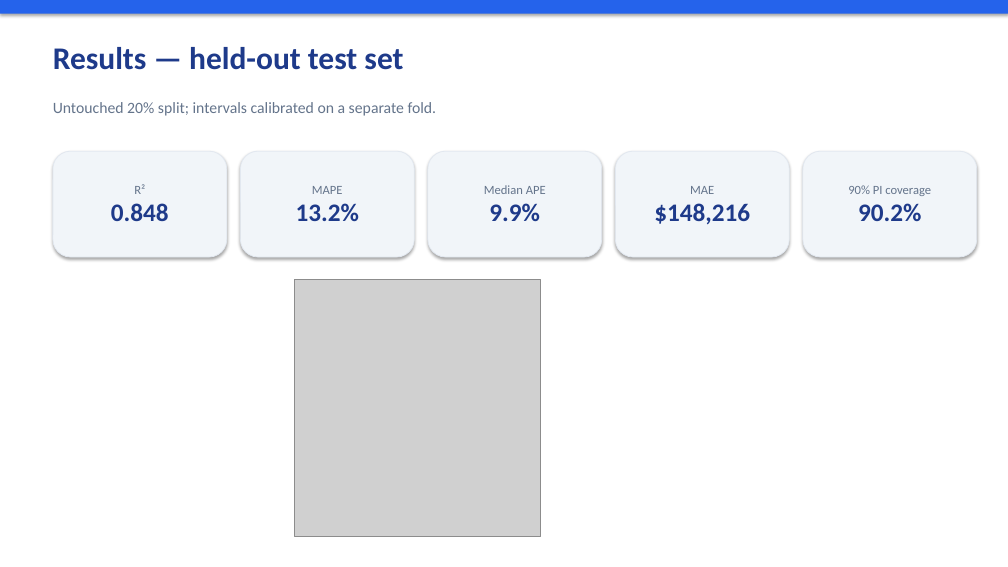
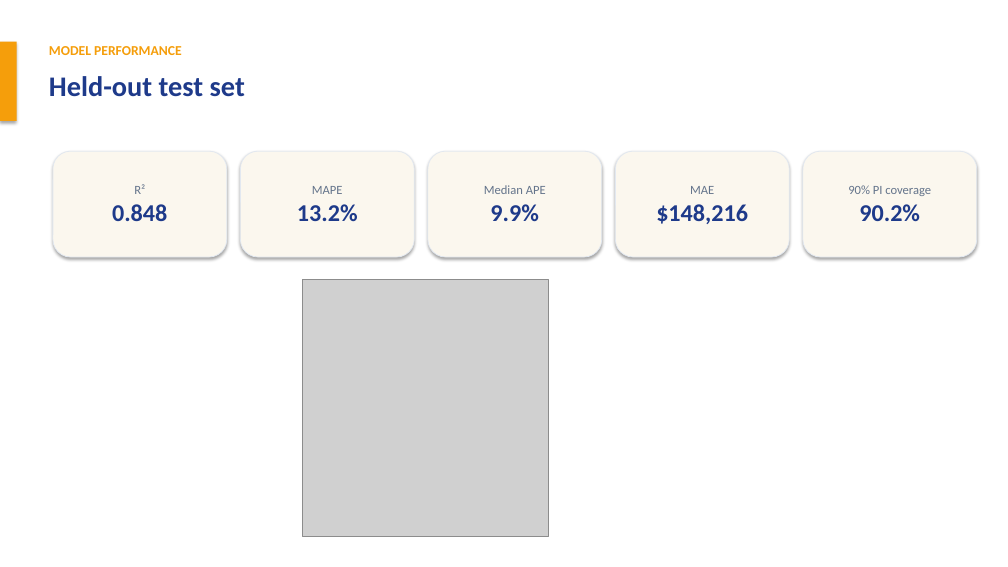
Before and after one commit to Manikaura/House-Valuation-system-using-ML-models, a slide deck: slide 5 of reports/AVM_house_valuation.pptx (slide 6 before the commit). Drawn at 1008x567 pixels with LibreOffice and Linux fonts; fonts in the diff are those of the drawing; grey boxes stand for pictures. Boxes give left, top, right and bottom in pixels: in the first picture for what was removed or moved away, otherwise in the second. Text is boxed around its words. In the diff, an @@ line names an element or a change of style, - is before the commit and + after.

Commit message:
Restructure slide deck into standard 5-part format

```diff
--- a/reports/AVM_house_valuation.pptx
+++ b/reports/AVM_house_valuation.pptx
@@ rectangle removed at <box>0,0,1008,14</box> @@
@@ rectangle added at <box>0,42,17,121</box>, fill #F59E0B @@
@@ text added at <box>49,46,182,55</box>, 13 pt, text #F59E0B, bold @@
+MODEL PERFORMANCE
@@ text at <box>49,76,245,97</box>: text changed; size 30 to 27 pt @@
-Results — held-out test set
+Held-out test set
@@ text removed at <box>53,102,437,116</box> @@
-Untouched 20% split; intervals calibrated on a separate fold.
@@ fill #F1F5F9 to #FBF7EE in 4 elements at <box>53,151,227,257</box>, <box>240,151,414,257</box>, <box>616,151,789,257</box>, <box>803,151,977,257</box> @@
@@ text in rounded rectangle at <box>112,204,167,221</box>: size 24 to 23 pt in "0.848" @@
@@ text in rounded rectangle at <box>297,204,358,221</box>: size 24 to 23 pt in "13.2%" @@
@@ text in rounded rectangle at <box>656,204,748,224</box>: size 24 to 23 pt in "$148,216" @@
@@ text in rounded rectangle at <box>859,204,920,221</box>: size 24 to 23 pt in "90.2%" @@
@@ picture: place and size @@
-picture at <box>295,280,541,537</box>
+picture at <box>302,280,548,537</box>
```
Also in this commit, not shown: 4 other slides changed, 1 slide added, 3 slides removed, 1 other file.
